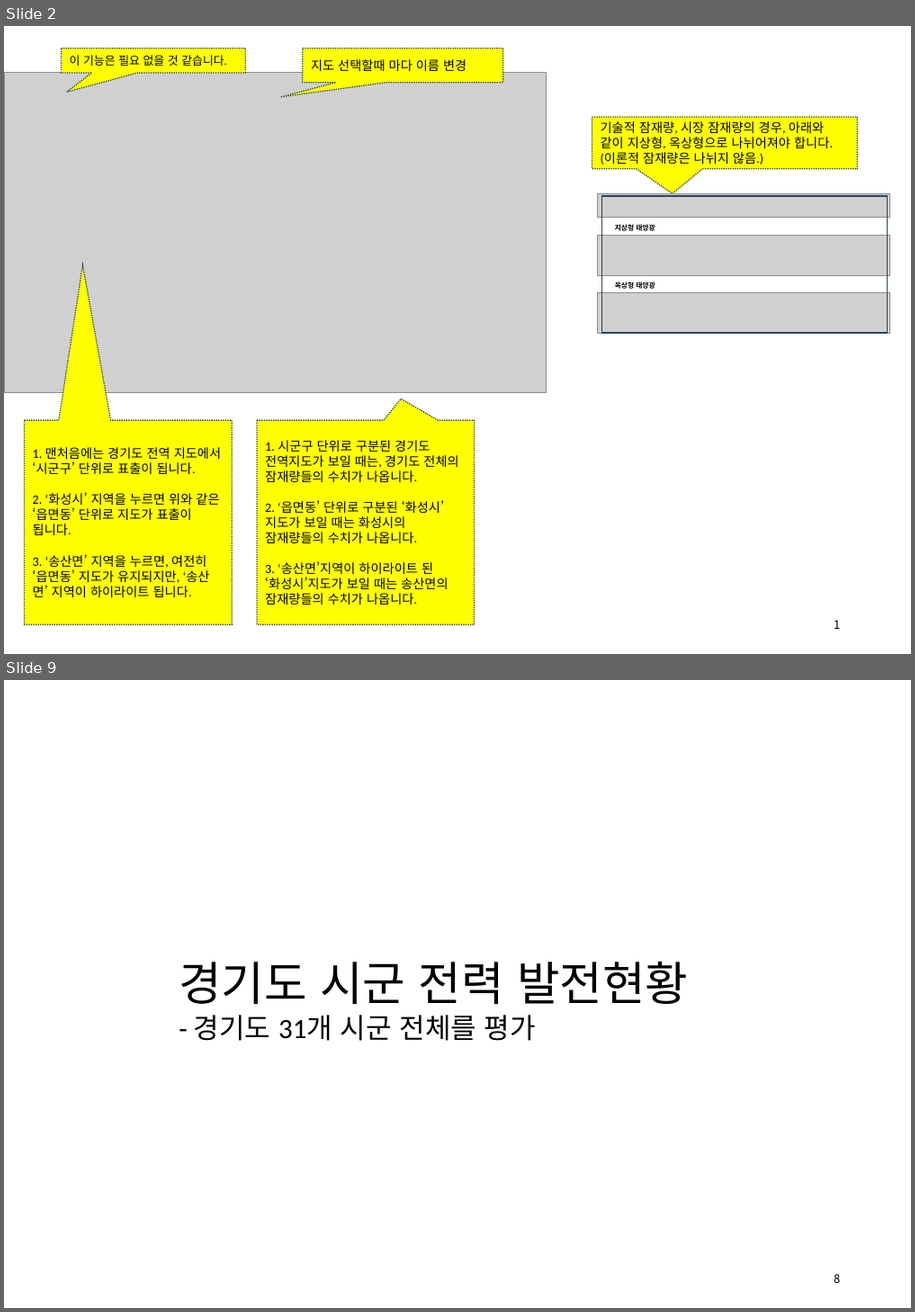
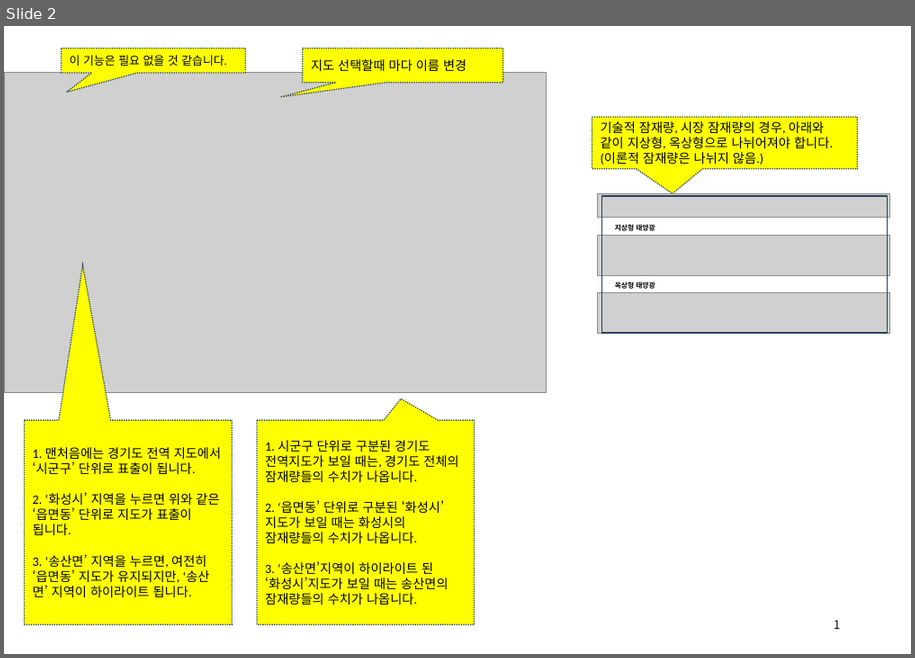
Before and after one commit to meandthey/platForm, a slide deck: 화면구성/to최원석부장님/10. 태양광 잠재량/태양광 잠재량_화면구성.pptx. Shown one above the other, each under a label of ours: slides 2 and 9 before the commit, slide 2 after it; the slides between them are not shown. The pictures are 915x1312 and 915x658 pixels, drawn with LibreOffice and Linux fonts; fonts in the diff are those of the drawing; grey boxes stand for pictures. Boxes give left, top, right and bottom in pixels: in the first picture for what was removed or moved away, otherwise in the second. Text is boxed around its words. In the diff, an @@ line names an element or a change of style, - is before the commit and + after.

```diff
--- a/화면구성/to최원석부장님/10. 태양광 잠재량/태양광 잠재량_화면구성.pptx
+++ b/화면구성/to최원석부장님/10. 태양광 잠재량/태양광 잠재량_화면구성.pptx
@@ slide 9 removed at box(4, 680, 911, 1308), background #FFFFFF @@
@@ text removed at box(179, 962, 688, 1041) @@
-경기도 시군 전력 발전현황
-- 경기도 31개 시군 전체를 평가
@@ page number removed at box(834, 1274, 840, 1283) @@
-8
```
Also in this commit, not shown: 1 slide changed, 9 other slides removed, 4 other files.
